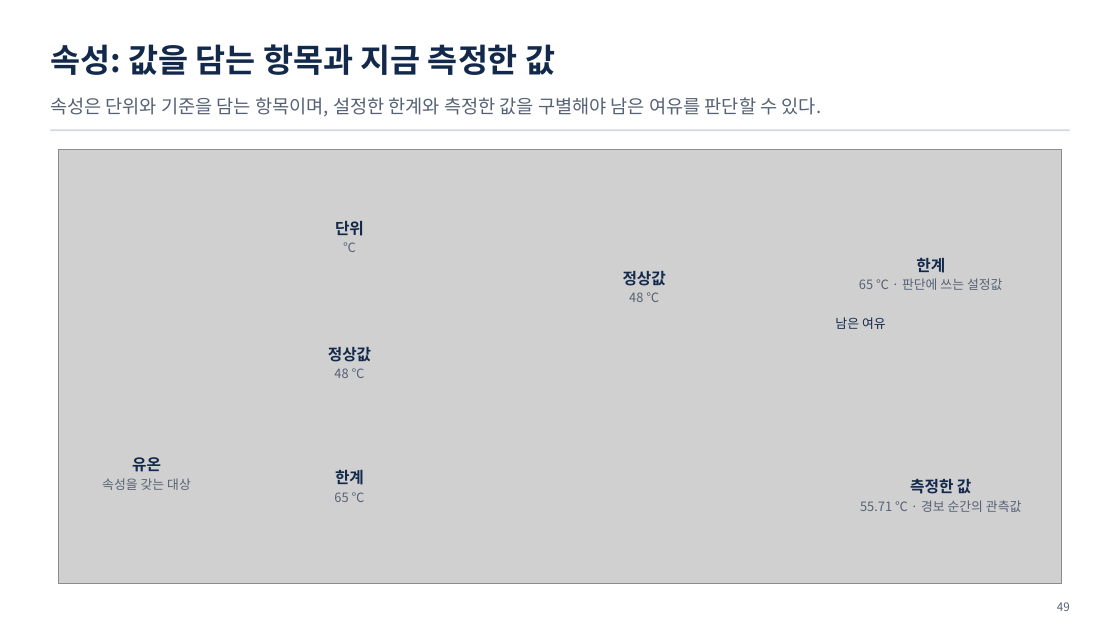
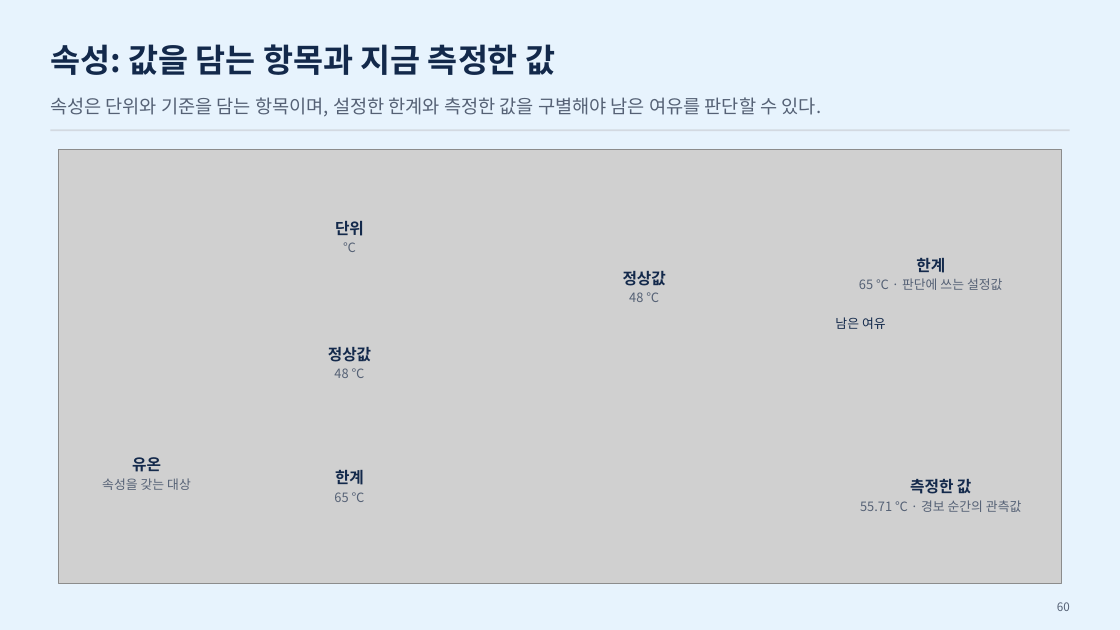
Before and after one commit to uengine-oss/hyd-iot-edu, a slide deck: slide 60 of workspace/강의제작/산출물/통합반/이론_오프라인/01회차/통합반_오프라인_01회차.pptx (slide 49 before the commit). Drawn at 1120x630 pixels with LibreOffice and Linux fonts; fonts in the diff are those of the drawing; grey boxes stand for pictures. Boxes give left, top, right and bottom in pixels: in the first picture for what was removed or moved away, otherwise in the second. Text is boxed around its words. In the diff, an @@ line names an element or a change of style, - is before the commit and + after.

```diff
--- a/workspace/강의제작/산출물/통합반/이론_오프라인/01회차/통합반_오프라인_01회차.pptx
+++ b/workspace/강의제작/산출물/통합반/이론_오프라인/01회차/통합반_오프라인_01회차.pptx
@@ background #FFFFFF to #E7F3FD @@
@@ text at bbox=[1057, 602, 1070, 611]: text changed @@
-49
+60
```
Also in this commit, not shown: 58 other slides changed, 11 slides added, 1 slide removed, 2 other files.
